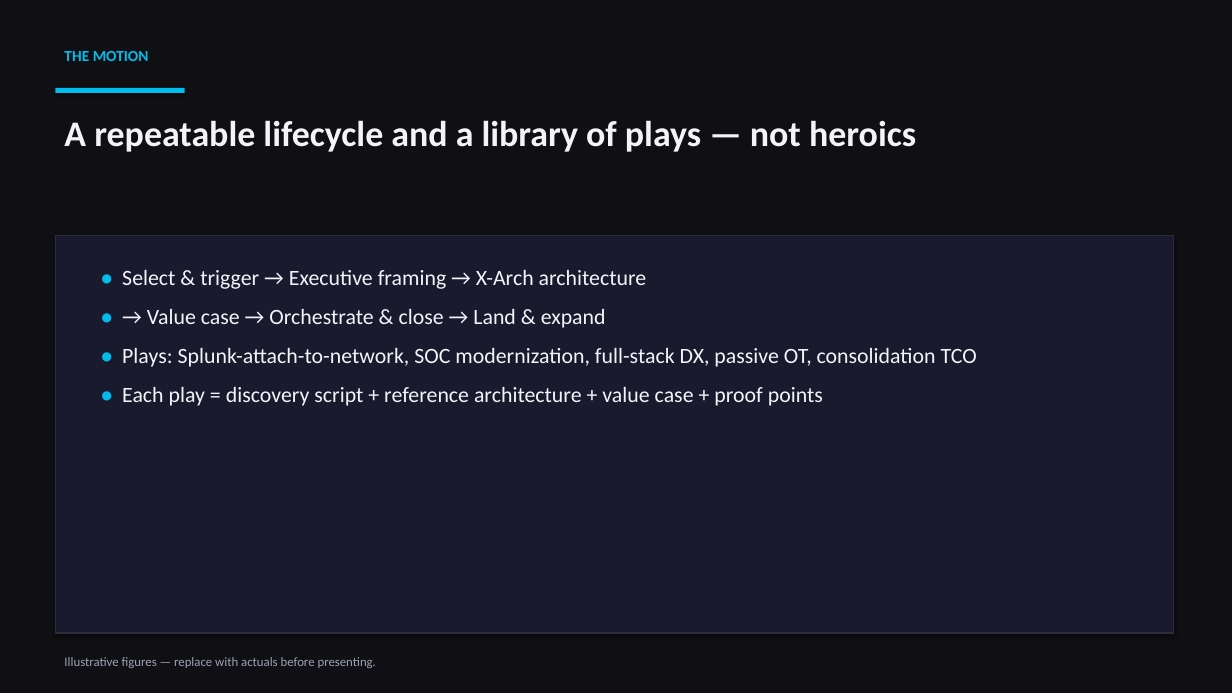
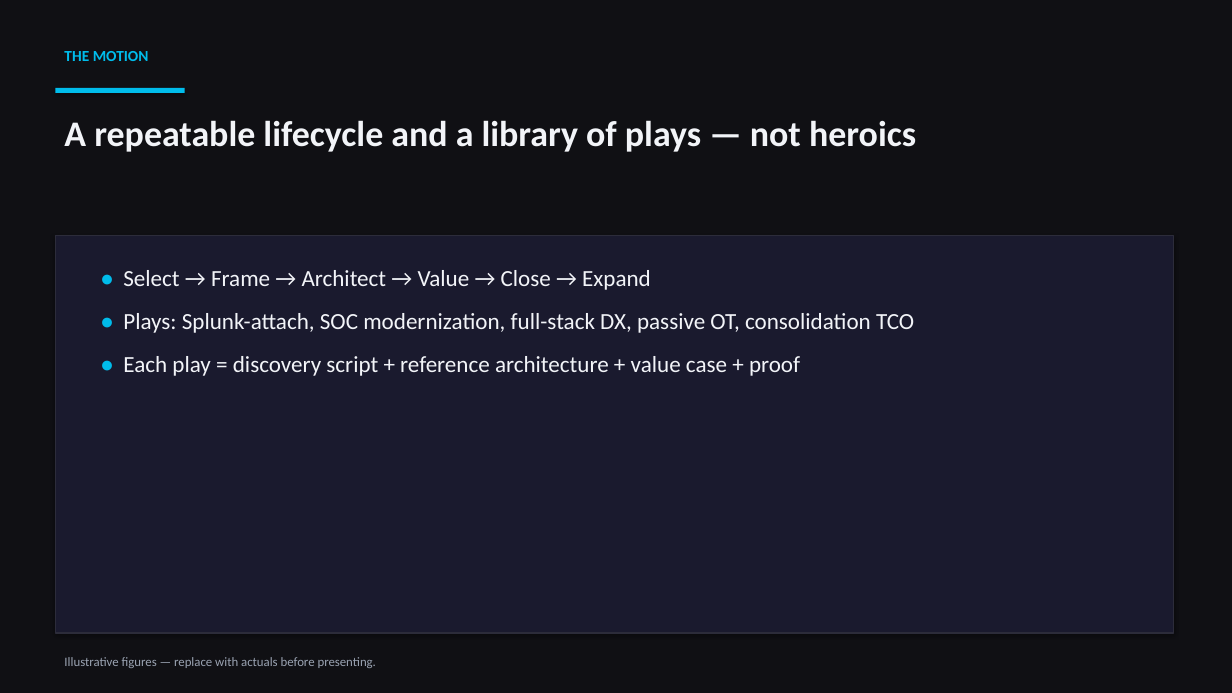
Before and after one commit to rcasey1978/FieldCTO_TacticalSelling, a slide deck: slide 8 of Field-CTO-XArch-Business-Case.pptx (slide 11 before the commit). Drawn at 1232x693 pixels with LibreOffice and Linux fonts; fonts in the diff are those of the drawing. Boxes give left, top, right and bottom in pixels: in the first picture for what was removed or moved away, otherwise in the second. Text is boxed around its words. In the diff, an @@ line names an element or a change of style, - is before the commit and + after.

```diff
--- a/Field-CTO-XArch-Business-Case.pptx
+++ b/Field-CTO-XArch-Business-Case.pptx
@@ text at (x1=123, y1=270, x2=914, y2=376): text changed; size 17 to 18 pt @@
-• Select & trigger → Executive framing → X-Arch architecture
-• → Value case → Orchestrate & close → Land & expand
-• Plays: Splunk-attach-to-network, SOC modernization, full-stack DX, passive OT, consolidation TCO
-• Each play = discovery script + reference architecture + value case + proof points
+• Select → Frame → Architect → Value → Close → Expand
+• Plays: Splunk-attach, SOC modernization, full-stack DX, passive OT, consolidation TCO
+• Each play = discovery script + reference architecture + value case + proof
```
Also in this commit, not shown: 19 other slides changed, 4 slides removed, 2 other files.
